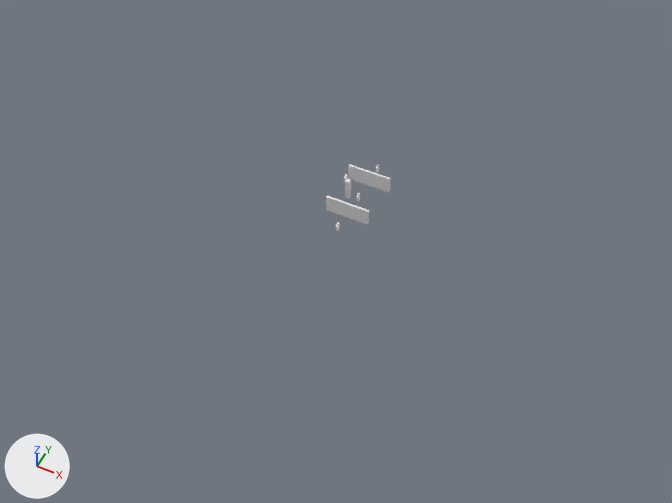
The Blender file Resources/level/level.blend as it was, and as the next commit left it.
Both versions are drawn from a 50 mm lens placed at (121.0, -264.0, 290.0), pointed at (0.0, -21.0, -13.0). Arrows for +X, +Y and +Z are at lower left; the lights stay in place.
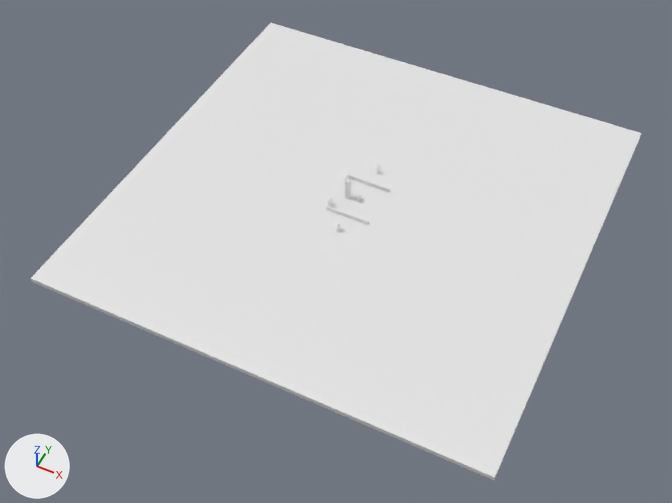
Boxes [x1, y1, x2, y2] around the edits, measured in the pictures (672 x 503 px):
```json
{"object": "Cube.008", "change": "added", "after": [30, 23, 641, 480]}
{"object": "Cube", "change": "moved, rescaled", "before": [326, 196, 369, 225], "after": [326, 205, 369, 225], "on screen": "30% shorter"}
{"object": "Cube.002", "change": "moved, rescaled", "before": [348, 164, 391, 192], "after": [348, 174, 390, 192], "on screen": "34% shorter"}
```

The change, as JSON lines over the scene's bpy script:
```json
{"op": "add", "block": "mat_material_002", "code": ["mat_material_002 = principled_material('Material.002')", "mat_material_002.base_color = (0.8, 0.8, 0.8)  # white #e7e7e7", "mat_material_002.roughness = 0.4"]}
{"op": "add", "block": "me_cube_008", "code": ["me_cube_008 = bpy.data.meshes.new('Cube.008')", "me_cube_008.from_pydata(...)  # a box spanning x -1.0..1.0, y -1.0..1.0, z -1.0..1.0", "me_cube_008.materials.append(mat_material_002)  # white #e7e7e7"]}
{"op": "set", "path": "ob_cube.location", "old": "(0.0, -11.0, 4.0)", "new": "(0.0, -11.0, 1.0)"}
{"op": "set", "path": "ob_cube.scale", "old": "(10.0, 0.5, 4.0)", "new": "(10.0, 0.5, 1.0)"}
{"op": "set", "path": "ob_cube_002.location", "old": "(0.0, 11.0, 4.0)", "new": "(0.0, 11.0, 1.0)"}
{"op": "set", "path": "ob_cube_002.scale", "old": "(10.0, 0.5, 4.0)", "new": "(10.0, 0.5, 1.0)"}
{"op": "add", "block": "ob_cube_008", "code": ["ob_cube_008 = bpy.data.objects.new('Cube.008', me_cube_008)", "ob_cube_008.location = (0.0, 0.0, -1.0)", "ob_cube_008.scale = (100.0, 100.0, 1.0)"]}
```
